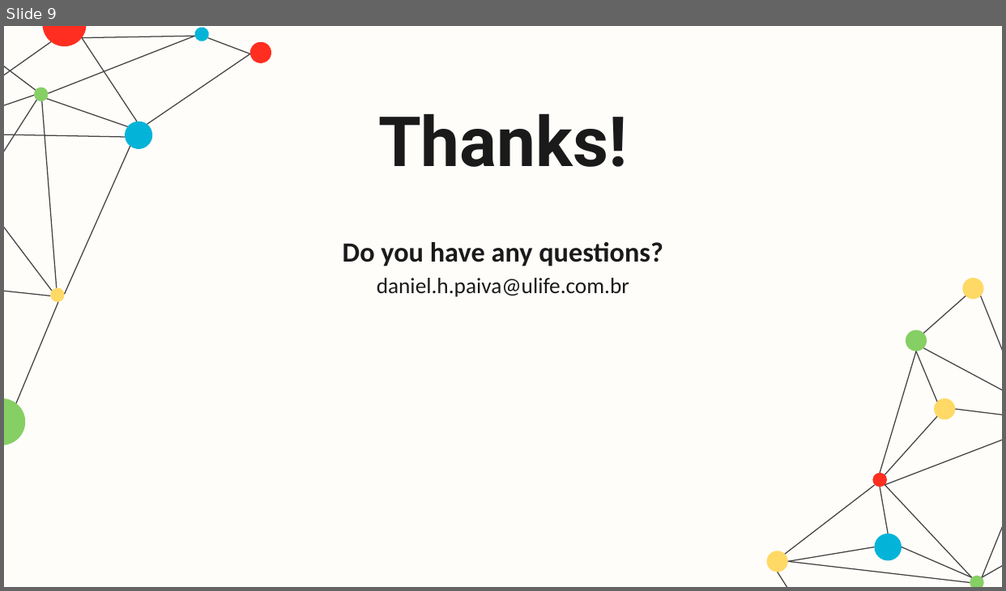
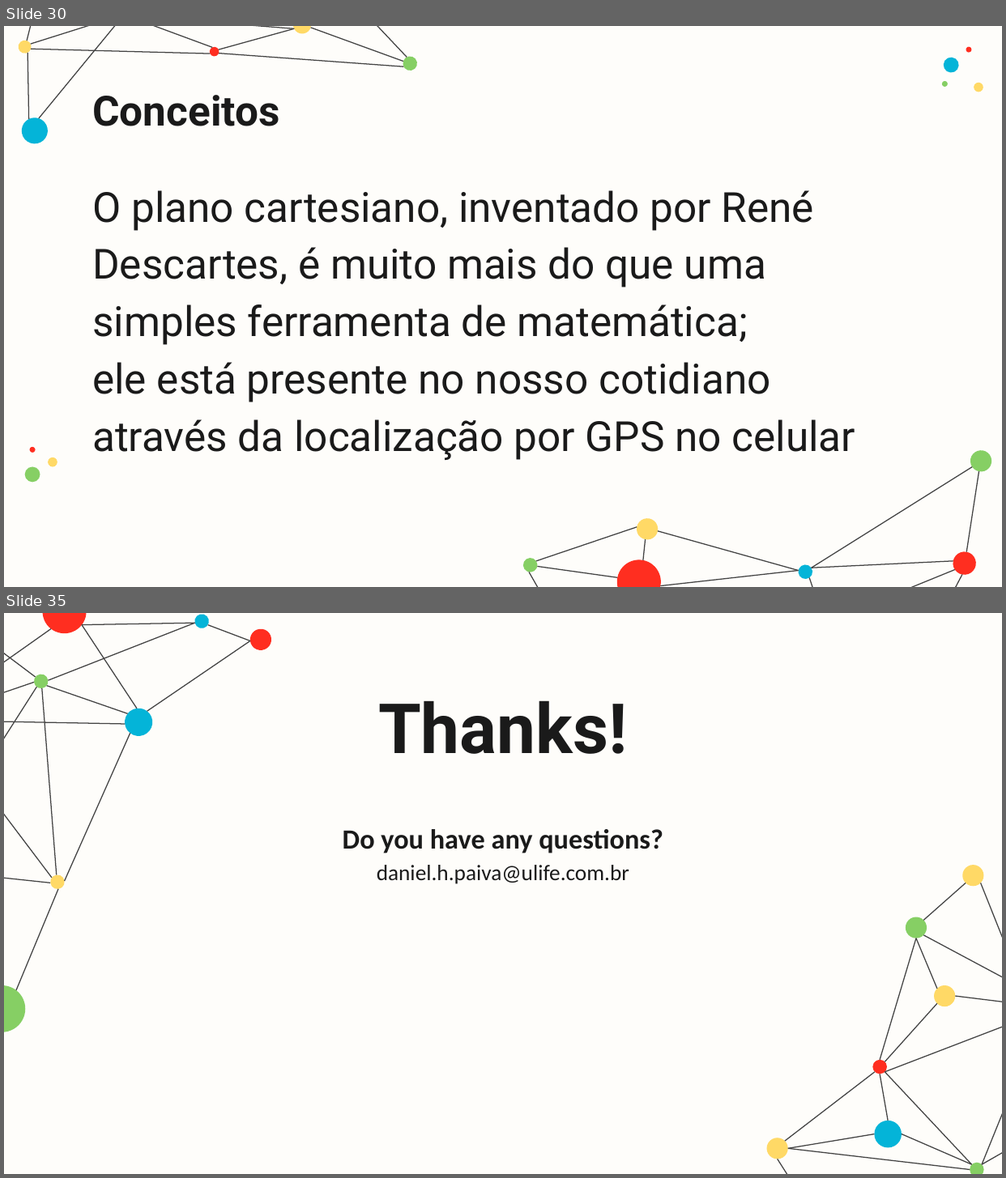
Before and after one commit to danhpaiva/una-teach-mca-202602, a slide deck: slide/teorica/05/05.mc.pptx. Shown one above the other, each under a label of ours: slide 9 before the commit, slides 30 and 35 after it; the slides between them are not shown. The pictures are 1006x591 and 1006x1178 pixels, drawn with LibreOffice and Linux fonts; fonts in the diff are those of the drawing. Boxes give left, top, right and bottom in pixels: in the first picture for what was removed or moved away, otherwise in the second. Text is boxed around its words. In the diff, an @@ line names an element or a change of style, - is before the commit and + after.

```diff
--- a/slide/teorica/05/05.mc.pptx
+++ b/slide/teorica/05/05.mc.pptx
@@ slide 30 added at <box>4,26,1002,587</box>, background #FEFDFA @@
@@ title added at <box>92,95,279,126</box>, 30 pt, text #1A1A1A, bold @@
+Conceitos
@@ group added at <box>25,47,983,482</box>: 7 ellipses @@
@@ subtitle added at <box>92,190,855,460</box>, 30 pt, text #1A1A1A @@
+O plano cartesiano, inventado por René Descartes, é muito mais do que uma simples ferramenta de matemática;
+ele está presente no nosso cotidiano através da localização por GPS no celular
@@ group added at <box>16,26,995,587</box>: 23 lines, 11 ellipses @@
@@ what was slide 9 is now slide 35 @@
```
Also in this commit, not shown: 2 slides changed, 30 other slides added, 5 slides removed, 1 other file.
